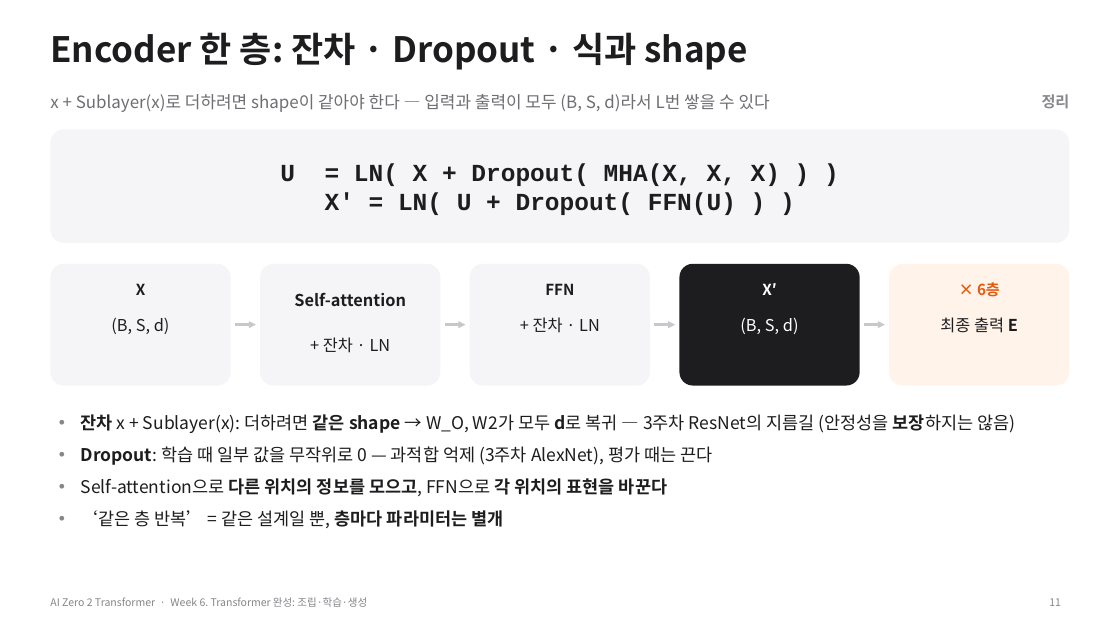
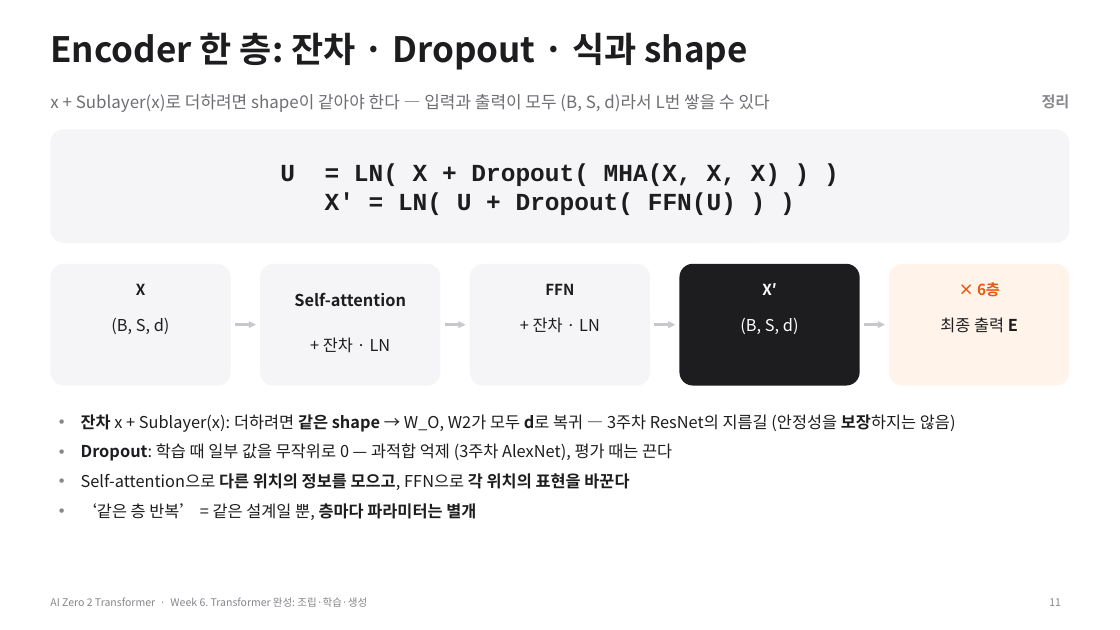
Before and after one commit to myunhh/AI-Zero-2-Transformers, a slide deck: slide 11 of lectures/week06_transformer_complete.pptx. Drawn at 1120x630 pixels with LibreOffice and Linux fonts; fonts in the diff are those of the drawing. Boxes give left, top, right and bottom in pixels: in the first picture for what was removed or moved away, otherwise in the second. Text is boxed around its words. In the diff, an @@ line names an element or a change of style, - is before the commit and + after.

```diff
--- a/lectures/week06_transformer_complete.pptx
+++ b/lectures/week06_transformer_complete.pptx
@@ text "잔차 x + Sublayer(x): 더하려면 ..." at [81, 414, 956, 520]: size 15 to 14 pt @@
```
Also in this commit, not shown: 9 other slides changed, 12 other files.
